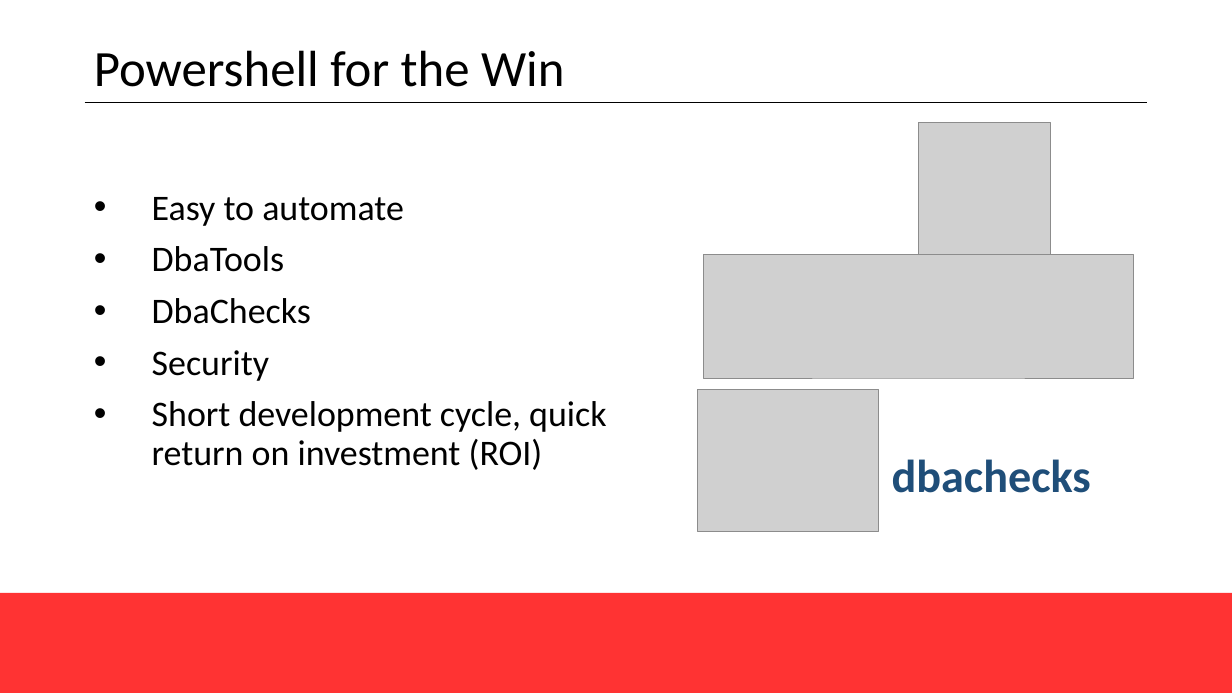
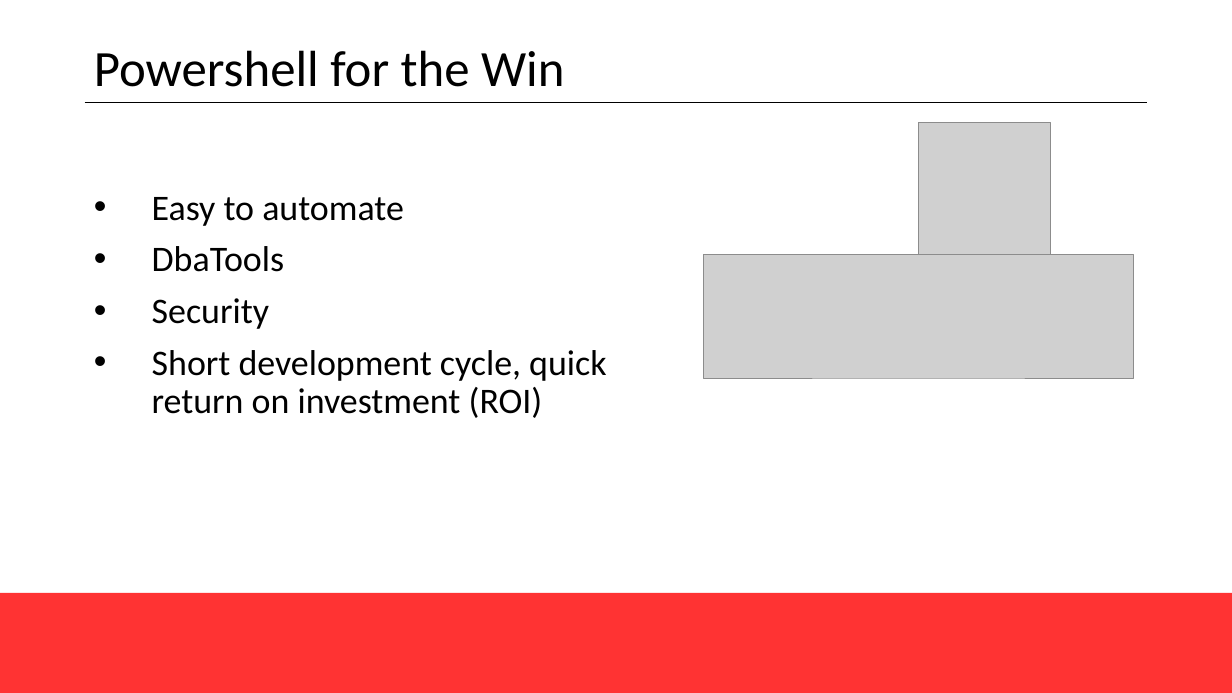
Before and after one commit to SQLPioneer/Presentations, a slide deck: slide 24 of Automation/EnvironmentAutomationGroupBy2021.pptx. Drawn at 1232x693 pixels with LibreOffice and Linux fonts; fonts in the diff are those of the drawing; grey boxes stand for pictures; background and template pictures are left out. Boxes give left, top, right and bottom in pixels: in the first picture for what was removed or moved away, otherwise in the second. Text is boxed around its words. In the diff, an @@ line names an element or a change of style, - is before the commit and + after.

```diff
--- a/Automation/EnvironmentAutomationGroupBy2021.pptx
+++ b/Automation/EnvironmentAutomationGroupBy2021.pptx
@@ text at [152,298,311,324]: paragraph removed @@
-• DbaChecks
@@ picture removed at [698,389,879,531] @@
@@ text removed at [892,459,1091,493] @@
-dbachecks
```
Also in this commit, not shown: 1 other slide changed, 4 slides added, 1 slide removed, 2 other files.
